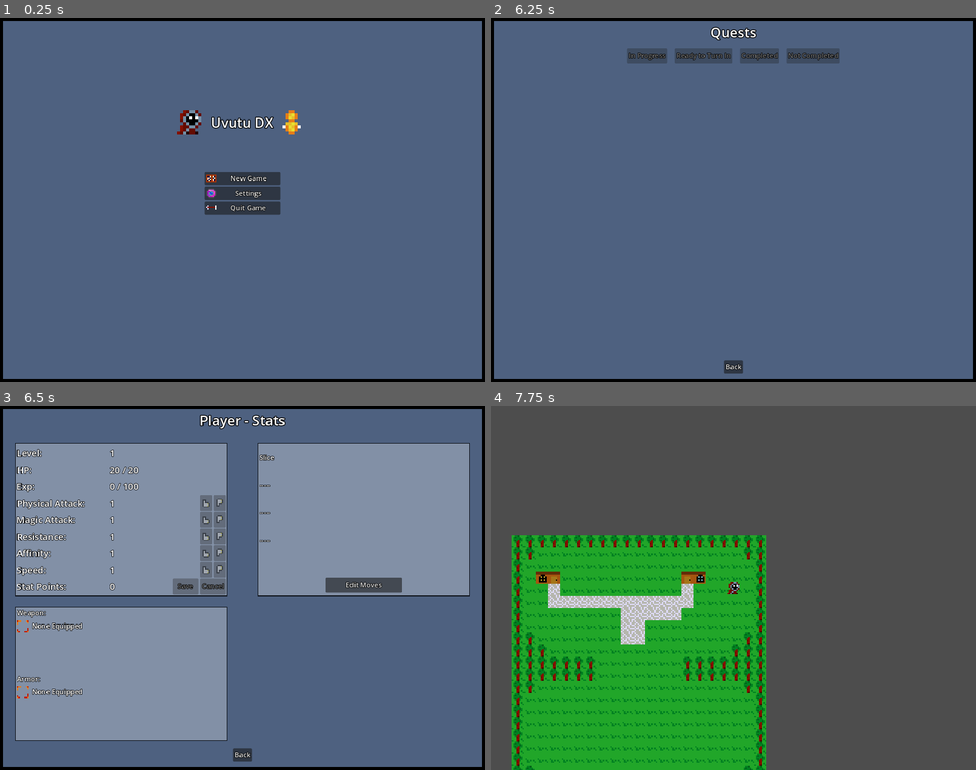
Above: before the commit, frames 1-4 (two rows, left to right).
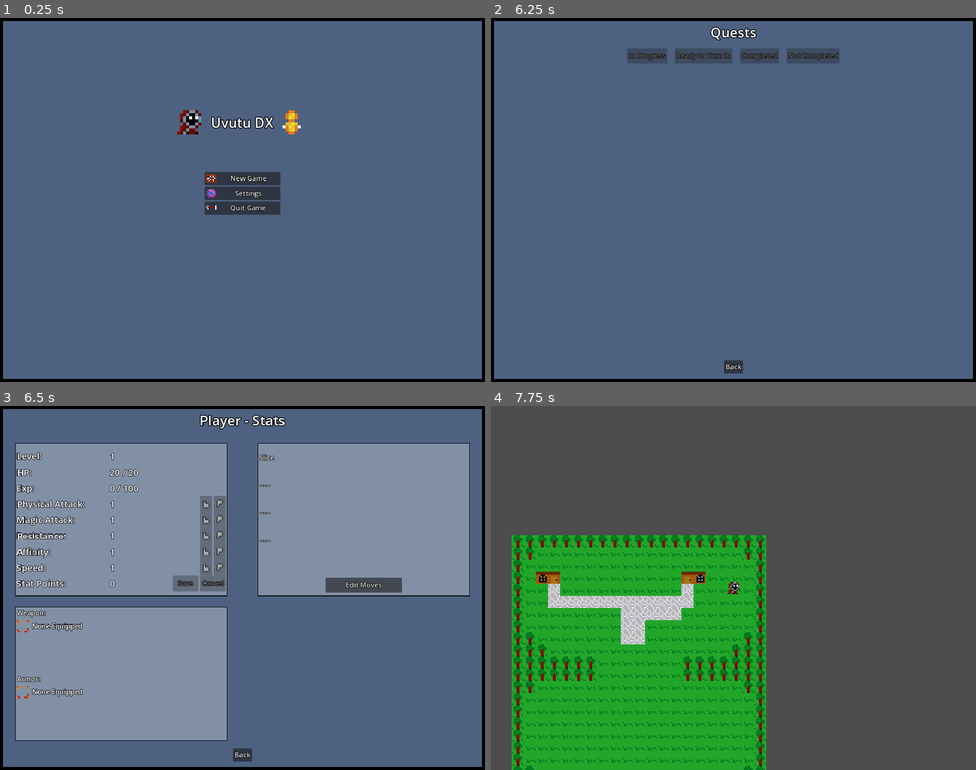
Above: after the commit, the same moments.

Repository: 123outerme/Shards-of-Grandeur
Game: Godot game, scene res://GameScenes/MainMenu.tscn
Two runs of this game, one before a commit and one after it. Both use one fixed random seed, a clock stepped at 60 frames per second and the inputs below.
Inputs:
- Up to frame 1 (0.25 s): no input
- Up to frame 2 (6.25 s): click "New Game" at 0.5 s; tap Enter at 1.25, 3.5 s; hold D (move_right) 1.28-2 s; hold Q (game_quests) 1.28-2 s; click "Back" at 2 s; tap Space (game_interact) at 2.75, 2.85, 5 s; hold S (move_down) 2.78-3.53 s; tap Q (game_quests) at 3.05, 4.35, 5.3, 5.85 s; hold D (move_right) 3.53-4.28 s; hold Q (game_quests) 3.53-4.28 s; hold W (move_up) 4.28-5.03 s; hold Space (game_interact) 5.03-5.78 s; hold A (move_left) from 5.03 s (still down); tap E (game_inventory) at 5.65 s
- Up to frame 3 (6.5 s): keep holding A (move_left); tap Escape (game_pause) at 6.4 s
- Up to frame 4 (7.75 s): release A (move_left) at 6.53 s; hold S (move_down) 6.53-7.28 s; hold Q (game_quests) 6.53-7.28 s; tap Enter at 7.25 s; hold D (move_right) from 7.28 s (still down); tap Space (game_interact) at 7.35 s; tap Q (game_quests) at 7.55 s

Frames 1-2 are identical in both runs. In frame 3, 1.7% of the frame differs, in the area x 3-47%, y 11-52%; in frame 4, nothing differs.

Commit message:
Added overworld encounters

Diff:
--- a/GameData/Combatants/rat.tres
+++ b/GameData/Combatants/rat.tres
@@ -41,6 +41,7 @@
 displayName = "Rat"
 saveName = "rat"
 level = 1
+exp = 0
 maxHp = 20
 physAttack = 1
 magicAttack = 1
@@ -75,3 +76,4 @@
 teamTable = Array[ExtResource("6_7xnel")]([SubResource("Resource_b3lik"), SubResource("Resource_41kde"), SubResource("Resource_8n3fm")])
 dropTable = Array[ExtResource("2_sn1i1")]([SubResource("Resource_tgrxo"), SubResource("Resource_1iew8")])
 innateStatCategories = Array[int]([0, 4])
+downed = false
--- /dev/null
+++ b/Prefabs/Entities/EnemySpawner.tscn
@@ -0,0 +1,18 @@
+[gd_scene load_steps=3 format=3 uid="uid://qx5fovogo7h3"]
+
+[ext_resource type="Script" path="res://Scripts/OverworldEnemy/EnemySpawner.gd" id="1_an13r"]
+
+[sub_resource type="RectangleShape2D" id="RectangleShape2D_lfh4r"]
+size = Vector2(48, 48)
+
+[node name="EnemySpawner" type="Node2D" groups=["Persist"]]
+script = ExtResource("1_an13r")
+
+[node name="SpawnArea" type="Area2D" parent="."]
+collision_layer = 2
+collision_mask = 2
+
+[node name="SpawnShape" type="CollisionShape2D" parent="SpawnArea"]
+shape = SubResource("RectangleShape2D_lfh4r")
+
+[connection signal="area_entered" from="SpawnArea" to="." method="_on_area_2d_area_entered"]
--- /dev/null
+++ b/Prefabs/Entities/OverworldEnemy.tscn
@@ -0,0 +1,58 @@
+[gd_scene load_steps=7 format=3 uid="uid://2uwjl2a0l7yb"]
+
+[ext_resource type="Script" path="res://Scripts/OverworldEnemy/OverworldEnemy.gd" id="1_xp0bi"]
+[ext_resource type="Texture2D" uid="uid://p871kcr0eyx6" path="res://Graphics/SOUVUTU0.png" id="2_8biwv"]
+
+[sub_resource type="RectangleShape2D" id="RectangleShape2D_n20t6"]
+size = Vector2(8, 8)
+
+[sub_resource type="AtlasTexture" id="AtlasTexture_kropi"]
+atlas = ExtResource("2_8biwv")
+region = Rect2(96, 56, 8, 8)
+
+[sub_resource type="CircleShape2D" id="CircleShape2D_4sbui"]
+radius = 40.0
+
+[sub_resource type="RectangleShape2D" id="RectangleShape2D_8p4kn"]
+size = Vector2(9, 9)
+
+[node name="OverworldEnemy" type="CharacterBody2D" groups=["AutonomousMove"]]
+z_index = -10
+y_sort_enabled = true
+motion_mode = 1
+script = ExtResource("1_xp0bi")
+
+[node name="EnemyCollision" type="CollisionShape2D" parent="."]
+shape = SubResource("RectangleShape2D_n20t6")
+
+[node name="EnemySprite" type="Sprite2D" parent="."]
+texture = SubResource("AtlasTexture_kropi")
+
+[node name="NavAgent" type="NavigationAgent2D" parent="."]
+path_desired_distance = 0.75
+target_desired_distance = 0.75
+path_max_distance = 10.0
+path_postprocessing = 1
+radius = 8.0
+neighbor_distance = 50.0
+max_speed = 2.0
+
+[node name="ChaseRange" type="Area2D" parent="."]
+collision_layer = 2
+collision_mask = 2
+
+[node name="ChaseRangeShape" type="CollisionShape2D" parent="ChaseRange"]
+shape = SubResource("CircleShape2D_4sbui")
+
+[node name="EncounterCollider" type="Area2D" parent="."]
+collision_layer = 2
+collision_mask = 2
+
+[node name="EncounterColliderShape" type="CollisionShape2D" parent="EncounterCollider"]
+shape = SubResource("RectangleShape2D_8p4kn")
+
+[connection signal="navigation_finished" from="NavAgent" to="." method="_on_nav_agent_navigation_finished"]
+[connection signal="target_reached" from="NavAgent" to="." method="_on_nav_agent_target_reached"]
+[connection signal="area_entered" from="ChaseRange" to="." method="_on_chase_range_area_entered"]
+[connection signal="area_exited" from="ChaseRange" to="." method="_on_chase_range_area_exited"]
+[connection signal="area_entered" from="EncounterCollider" to="." method="_on_encounter_collider_area_entered"]
--- a/Prefabs/Maps/TestMap2.tscn
+++ b/Prefabs/Maps/TestMap2.tscn
@@ -1,7 +1,9 @@
-[gd_scene load_steps=4 format=3 uid="uid://drnk2cpif0naj"]
+[gd_scene load_steps=6 format=3 uid="uid://drnk2cpif0naj"]
 
 [ext_resource type="TileSet" uid="uid://blpo1fotn5w3g" path="res://Graphics/TileSet.tres" id="1_yr6py"]
 [ext_resource type="PackedScene" uid="uid://d3rsvv5iihm7t" path="res://Prefabs/Overworld/WarpZone.tscn" id="2_wx20h"]
+[ext_resource type="PackedScene" uid="uid://qx5fovogo7h3" path="res://Prefabs/Entities/EnemySpawner.tscn" id="3_1li8v"]
+[ext_resource type="Resource" uid="uid://bhg4i01ukcdvd" path="res://GameData/Combatants/rat.tres" id="4_kdibv"]
 
 [sub_resource type="RectangleShape2D" id="RectangleShape2D_8yi6i"]
 size = Vector2(2, 2)
@@ -37,4 +39,10 @@
 [node name="WarpArea" parent="WarpZone" index="0"]
 shape = SubResource("RectangleShape2D_8yi6i")
 
+[node name="EnemySpawner" parent="." node_paths=PackedStringArray("tilemap") instance=ExtResource("3_1li8v")]
+position = Vector2(0, 96)
+spawnerId = "testmap2spawner"
+combatant = ExtResource("4_kdibv")
+tilemap = NodePath("../TileMap")
+
 [editable path="WarpZone"]
--- a/Scripts/Battle/BattleScene/BattleController.gd
+++ b/Scripts/Battle/BattleScene/BattleController.gd
@@ -14,8 +14,6 @@
 
 @onready var battleUI: BattleUI = get_node("BattleCam")
 @onready var turnExecutor: TurnExecutor = get_node("TurnExecutor")
-
-var savePath: String = '' # store save path to delete battle data after battle completely ends
 
 # Called when the node enters the scene tree for the first time.
 func _ready():
@@ -74,7 +72,6 @@
 	minionCombatant.load_combatant_node()
 
 func save_data(save_path):
-	savePath = save_path
 	state.menu = battleUI.menuState
 	state.prevMenu = battleUI.prevMenu
 	state.playerCombatant = playerCombatant.combatant
@@ -87,7 +84,6 @@
 	state.save_data(save_path, state)
 
 func load_data(save_path):
-	savePath = save_path
 	var newState = state.load_data(save_path)
 	if newState != null:
 		state = newState
@@ -98,5 +94,5 @@
 	PlayerResources.playerInfo.combatant = playerCombatant.combatant.copy()
 	PlayerResources.playerInfo.stats = playerCombatant.combatant.stats.copy()
 	SaveHandler.save_data()
-	state.delete_data(savePath)
+	state.delete_data(SaveHandler.save_file_location) # same as save_path in save/load data functions
 	SceneLoader.load_overworld()
--- a/Scripts/Menus/MainMenu.gd
+++ b/Scripts/Menus/MainMenu.gd
@@ -16,8 +16,8 @@
 
 func _on_resume_game_button_pressed():
 	SaveHandler.load_data()
-	SceneLoader.load_overworld()
+	SceneLoader.load_game()
 
 func _on_new_game_button_pressed():
 	SaveHandler.new_game()
-	SceneLoader.load_overworld()
+	SceneLoader.load_game()
--- a/Scripts/NPCs/NPCMovement.gd
+++ b/Scripts/NPCs/NPCMovement.gd
@@ -12,7 +12,6 @@
 # Called when the node enters the scene tree for the first time.
 func _ready():
 	pass # Replace with function body.
-
 
 # Called every frame. 'delta' is the elapsed time since the previous frame.
 func _process(delta):
--- a/Scripts/NPCs/NPCscript.gd
+++ b/Scripts/NPCs/NPCscript.gd
@@ -51,7 +51,7 @@
 	var newData = data.load_data(save_path + npcsDir)
 	if newData != null:
 		data = newData
-		# only load the new NPC data if we've
+		# only load the new NPC data if it exists
 		position = data.position
 		NavAgent.selectedTarget = data.selectedTarget
 		NavAgent.loops = data.loops
--- /dev/null
+++ b/Scripts/OverworldEnemy/EnemySpawner.gd
@@ -0,0 +1,49 @@
+extends Node2D
+class_name EnemySpawner
+
+@export var spawnerId: String
+@export var combatant: Combatant
+@export var enemy: OverworldEnemy = null
+@export var spawnRange: float = 48.0
+@export var enemyPatrolRange: float = 32.0
+@export var tilemap: TileMap
+
+var overworldEnemyScene = preload("res://Prefabs/Entities/OverworldEnemy.tscn")
+var enemiesDir: String = 'enemies/'
+
+@onready var shape: CollisionShape2D = get_node("SpawnArea/SpawnShape")
+
+func _on_area_2d_area_entered(area):
+	if enemy == null and area.name == 'PlayerEventCollider':
+		var angleRadians = randf_range(0, 2 * PI)
+		var radius: float = randf_range(0, spawnRange)
+		var enemyPos: Vector2 = position + Vector2(cos(angleRadians), sin(angleRadians)).normalized() * radius
+		# generate random point on unit circle and ensure it's exactly on the circle, multiplied by a random radius
+		# all for a random position inside a circle of size `spawnRange` centered around the spawner
+		enemy = overworldEnemyScene.instantiate()
+		enemy.position = enemyPos
+		enemy.combatant = combatant
+		enemy.homePoint = position
+		enemy.patrolRange = enemyPatrolRange
+		enemy.saveFile = save_file()
+		tilemap.call_deferred('add_child', enemy) # add enemy to tilemap so it can be y-sorted, etc.
+		print('spawned new enemy')
+
+func save_data(save_path):
+	if enemy != null:
+		enemy.save_data(save_path + save_file())
+
+func load_data(save_path):
+	enemy = overworldEnemyScene.instantiate()
+	if not enemy.load_data(save_path + save_file()):
+		enemy.free() # free enemy immediately; it isn't a saved enemy
+		enemy = null
+	else:
+		enemy.saveFile = save_file()
+		enemy.homePoint = position
+		enemy.patrolRange = enemyPatrolRange
+		# enemy.restore_from_load()
+		tilemap.call_deferred('add_child', enemy) # add enemy to tilemap so it can be y-sorted, etc.
+
+func save_file() -> String:
+	return enemiesDir + spawnerId + '_enemy.tres'
--- /dev/null
+++ b/Scripts/OverworldEnemy/OverworldEnemy.gd
@@ -0,0 +1,97 @@
+extends CharacterBody2D
+class_name OverworldEnemy
+
+@export var combatant: Combatant
+@export var disableMovement: bool = false
+@export var maxSpeed = 40
+@export var patrolling: bool = false
+@export var patrolWaitSecs: float = 1.0
+@export var enemyData: OverworldEnemyData = OverworldEnemyData.new()
+
+var homePoint: Vector2
+var patrolRange: float
+var saveFile: String
+var encounteredPlayer: bool = false
+
+@onready var enemySprite: Sprite2D = get_node("EnemySprite")
+@onready var navAgent: NavigationAgent2D = get_node("NavAgent")
+
+# NOTE: for saving data, the complete filepath comes from the EnemySpawner itself to preserve spawner state
+# so all that needs to be used for save/load functionality is the save_path coming through
+
+func _ready():
+	enemySprite.texture = combatant.sprite
+
+func _process(delta):
+	if not disableMovement:
+		if not patrolling:
+			navAgent.target_position = PlayerFinder.player.position
+		var nextPos = navAgent.get_next_path_position()
+		var vel = nextPos - position
+		if vel.length() > maxSpeed * delta:
+			vel = vel.normalized() * maxSpeed * delta
+		position += vel
+
+func get_next_patrol_target():
+	var angleRadians = randf_range(0, 2 * PI)
+	var radius: float = randf_range(0, patrolRange)
+	var patrolPos: Vector2 = homePoint + Vector2(cos(angleRadians), sin(angleRadians)).normalized() * radius
+	# generate random point on unit circle and ensure it's exactly on the circle, multiplied by a random radius
+	# all for a random position inside a circle of size `patrolRange` centered around the home point
+	navAgent.target_position = patrolPos
+
+func pause_movement():
+	disableMovement = true
+
+func unpause_movement():
+	disableMovement = false
+
+func save_data(save_path):
+	if not encounteredPlayer:
+		enemyData.combatant = combatant
+		enemyData.position = position
+		enemyData.disableMovement = disableMovement
+		enemyData.save_data(save_path, enemyData)
+	else:
+		delete_data(save_path)
+	return
+
+func load_data(save_path) -> bool:
+	enemyData = OverworldEnemyData.new(combatant)
+	var newData = enemyData.load_data(save_path)
+	if newData != null:
+		enemyData = newData # only load the new enemy data if it exists
+		combatant = enemyData.combatant
+		position = enemyData.position
+		disableMovement = enemyData.disableMovement
+		return true
+	return false
+
+func delete_data(save_path):
+	var err = DirAccess.remove_absolute(save_path)
+	# SaveHandler.save_file_location is the same as save_path in the save/load functions
+	if err != 0:
+		printerr("OverworldEnemy DirAccess remove error: " + err)
+
+func _on_chase_range_area_entered(area):
+	if area.name == "PlayerEventCollider":
+		patrolling = false
+
+func _on_chase_range_area_exited(area):
+	if area.name == "PlayerEventCollider":
+		patrolling = true
+		get_next_patrol_target()
+
+func _on_nav_agent_navigation_finished():
+	await get_tree().create_timer(patrolWaitSecs).timeout
+	get_next_patrol_target()
+
+func _on_nav_agent_target_reached():
+	await get_tree().create_timer(patrolWaitSecs).timeout
+	get_next_patrol_target()
+
+func _on_encounter_collider_area_entered(area):
+	if area.name == "PlayerEventCollider":
+		PlayerResources.playerInfo.encounteredName = combatant.save_name()
+		encounteredPlayer = true
+		SceneLoader.load_battle()
--- /dev/null
+++ b/Scripts/OverworldEnemy/OverworldEnemyData.gd
@@ -0,0 +1,28 @@
+extends Resource
+class_name OverworldEnemyData
+
+@export var combatant: Combatant = null
+@export var position: Vector2 = Vector2()
+@export var disableMovement: bool = false
+
+# NOTE: for saving data, the complete filepath comes from the EnemySpawner itself to preserve spawner state
+# so all that needs to be used for save/load functionality is the save_path coming through
+
+func _init(
+	i_combatant = null,
+	i_pos = Vector2(),
+	i_disableMove = false,
+):
+	combatant = i_combatant
+	position = i_pos
+	disableMovement = i_disableMove
+
+func load_data(save_path):
+	if ResourceLoader.exists(save_path):
+		return load(save_path)
+	return null
+
+func save_data(save_path, data):
+	var err = ResourceSaver.save(data, save_path)
+	if err != 0:
+		printerr("OverworldEnemyData " + save_path + " ResourceSaver error: " + String.num(err))
--- a/Scripts/SaveHandler.gd
+++ b/Scripts/SaveHandler.gd
@@ -3,8 +3,9 @@
 var saved_scripts: Array
 var save_file_location: String = "user://"
 var save_exists_file: String = save_file_location + "playerinfo.tres" # this file should always exist if a save game exists
+var battle_file = save_file_location + "battle.tres" # this file should exist if the game was saved in battle
 
-var subdirs: Array = ["./", "npcs/"]
+var subdirs: Array = ["./", "npcs/", "enemies/"]
 
 # Called when the node enters the scene tree for the first time.
 func _ready():
@@ -61,6 +62,9 @@
 func save_file_exists():
 	return FileAccess.file_exists(save_exists_file)
 
+func is_save_in_battle():
+	return FileAccess.file_exists(battle_file)
+
 func create_save_subdirs():
 	for subdir in subdirs:
 		if not DirAccess.dir_exists_absolute(save_file_location + subdir):
--- a/Scripts/SceneLoader.gd
+++ b/Scripts/SceneLoader.gd
@@ -7,7 +7,14 @@
 func _ready():
 	currentScene = get_tree().get_first_node_in_group('Scenes')
 
+func load_game():
+	if SaveHandler.is_save_in_battle():
+		load_battle()
+	else:
+		load_overworld()
+
 func load_battle():
+	SaveHandler.save_data()
 	load_scene(preload("res://GameScenes/Battle.tscn"))
 
 func load_overworld():
@@ -28,10 +35,14 @@
 	for mover in movers:
 		if mover.has_method('pause_movement'):
 			mover.pause_movement()
+		else:
+			printerr('Autonomous mover ', mover.name, ' has no pause_movement function!!')
 
 func unpause_autonomous_movers():
 	var movers = get_tree().get_nodes_in_group('AutonomousMove')
 	for mover in movers:
 		if mover.has_method('unpause_movement') and mover != unpauseExcludedMover:
 			mover.unpause_movement()
+		else:
+			printerr('Autonomous mover ', mover.name, ' has no unpause_movement function!!')
 	unpauseExcludedMover = null
--- a/Themes/NestedUI/StatLinePanelTheme.tres
+++ b/Themes/NestedUI/StatLinePanelTheme.tres
@@ -1,8 +1,5 @@
-[gd_resource type="Theme" load_steps=2 format=3 uid="uid://bi35gj3oigaai"]
-
-[ext_resource type="StyleBox" uid="uid://c8wftknsi6q7v" path="res://Themes/BattleTextBox/BattleTextBoxButton.tres" id="1_nx3r7"]
+[gd_resource type="Theme" format=3 uid="uid://bi35gj3oigaai"]
 
 [resource]
 default_font_size = 24
-Button/styles/normal = ExtResource("1_nx3r7")
-VBoxContainer/constants/separation = 10
+VBoxContainer/constants/separation = 8
--- a/project.godot
+++ b/project.godot
@@ -83,8 +83,8 @@
 
 [layer_names]
 
-2d_physics/layer_1="Collision"
-2d_physics/layer_2="Events"
+2d_physics/layer_1="WorldCollision"
+2d_physics/layer_2="EventCollision"
 
 [rendering]
 
